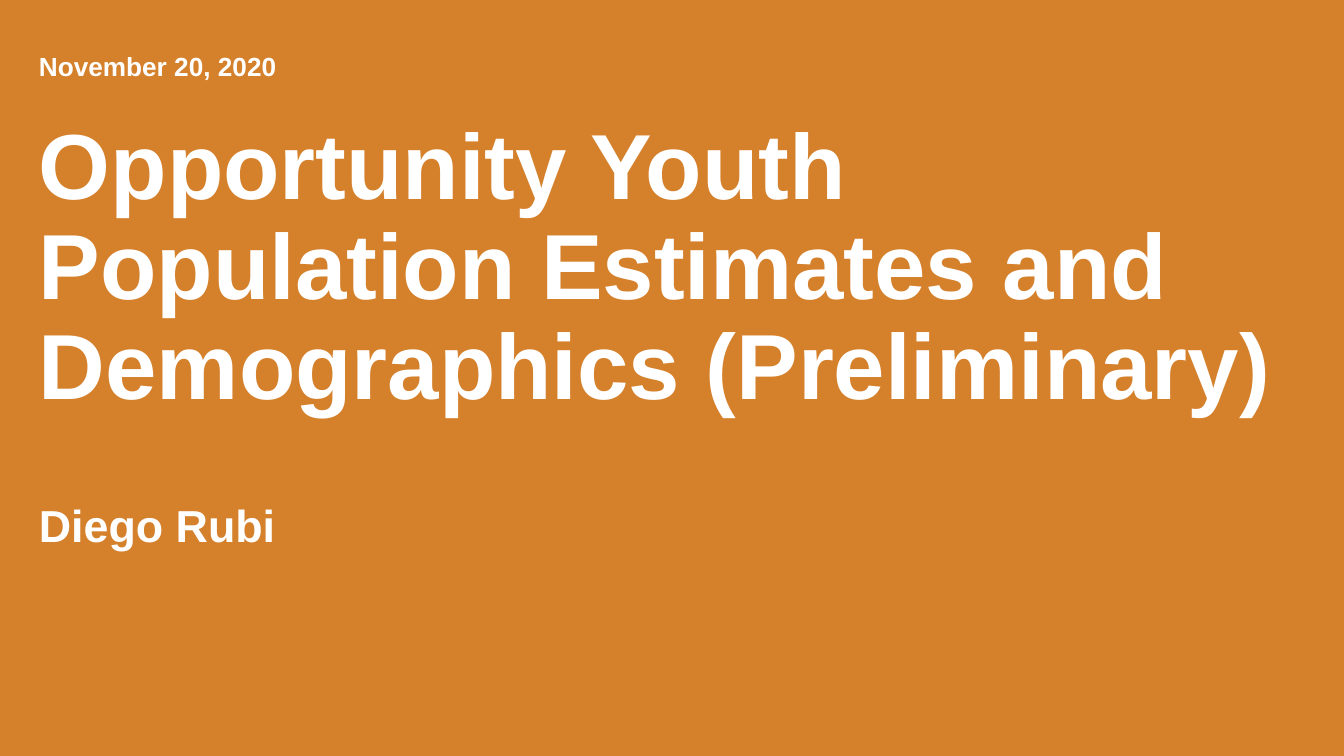
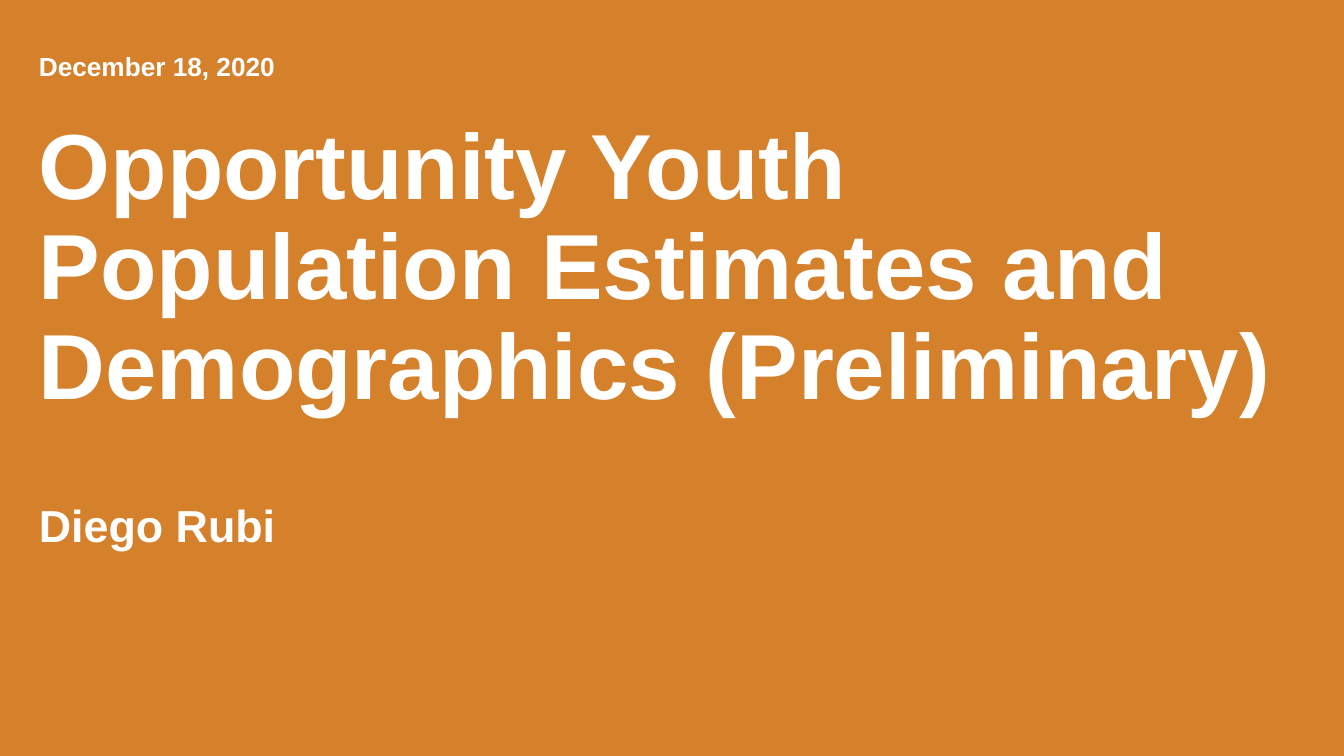
Before and after one commit to ucdiegorubi/oy_census_analysis, a slide deck: slide 1 of create_powerpoint/demographic_estimates.pptx. Drawn at 1344x756 pixels with LibreOffice and Linux fonts; fonts in the diff are those of the drawing; background and template pictures are left out. Boxes give left, top, right and bottom in pixels: in the first picture for what was removed or moved away, otherwise in the second. Text is boxed around its words. In the diff, an @@ line names an element or a change of style, - is before the commit and + after.

```diff
--- a/create_powerpoint/demographic_estimates.pptx
+++ b/create_powerpoint/demographic_estimates.pptx
@@ text at box(39, 57, 274, 80): text changed @@
-November 20, 2020
+December 18, 2020
```
Also in this commit, not shown: 4 other files.
